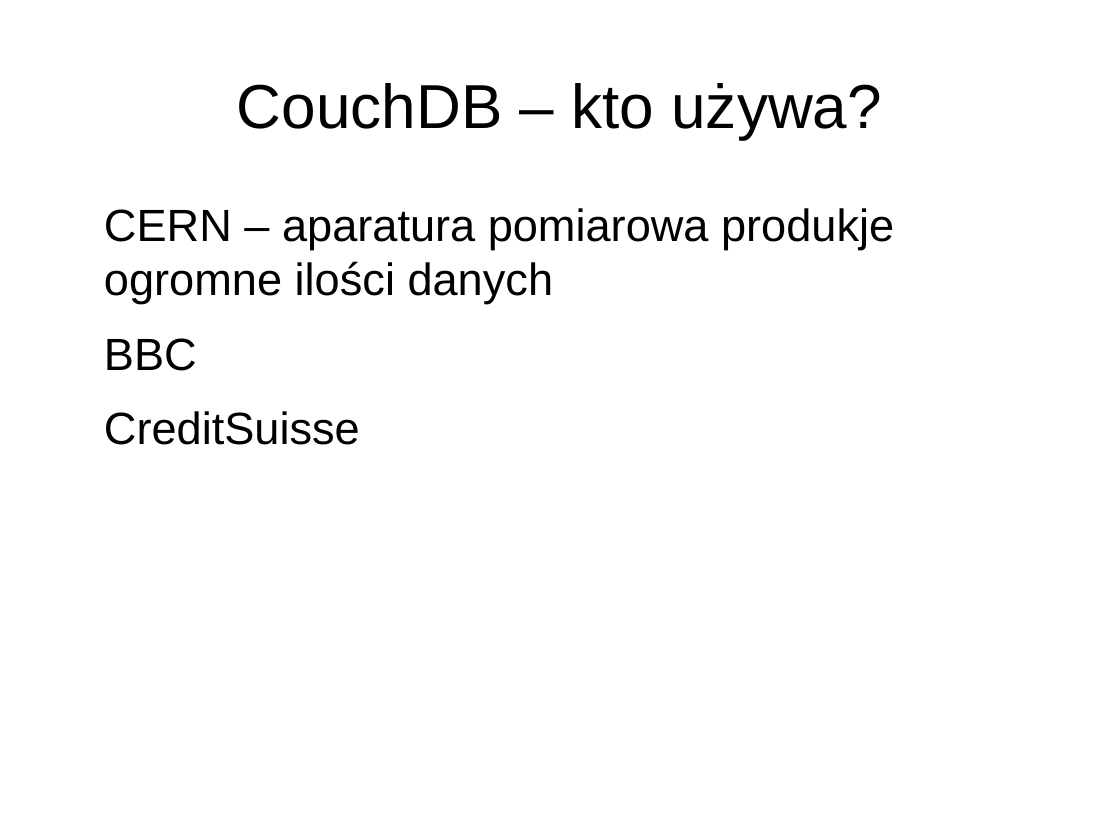
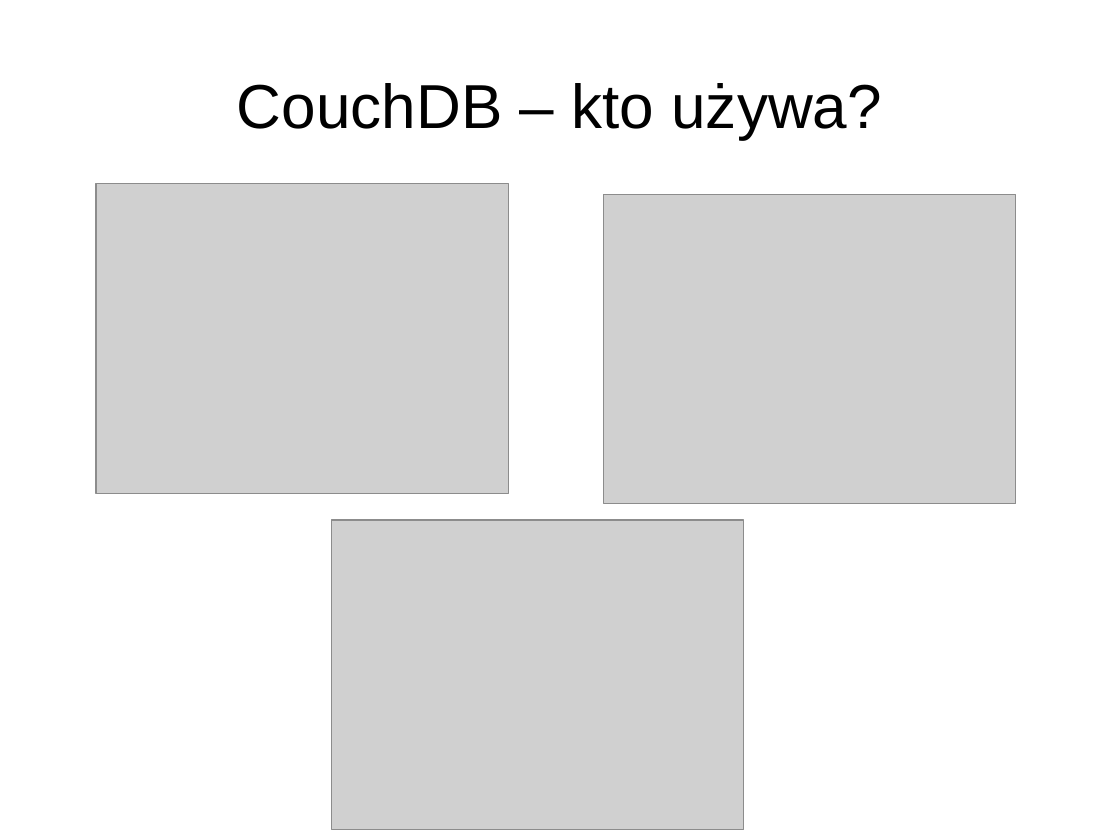
Before and after one commit to pawnow/ProjektErlang, a slide deck: slide 20 of prezentacja.odp. Drawn at 1120x840 pixels with LibreOffice and Linux fonts; fonts in the diff are those of the drawing; grey boxes stand for pictures. Boxes give left, top, right and bottom in pixels: in the first picture for what was removed or moved away, otherwise in the second. Text is boxed around its words. In the diff, an @@ line names an element or a change of style, - is before the commit and + after.

```diff
--- a/prezentacja.odp
+++ b/prezentacja.odp
@@ picture added at [96,184,508,494] @@
@@ text removed at [104,208,894,445] @@
-CERN – aparatura pomiarowa produkje ogromne ilości danych
-BBC
-CreditSuisse
@@ picture added at [604,194,1016,504] @@
@@ picture added at [332,520,745,830] @@
```
Also in this commit, not shown: 1 slide added, 1 slide removed.
